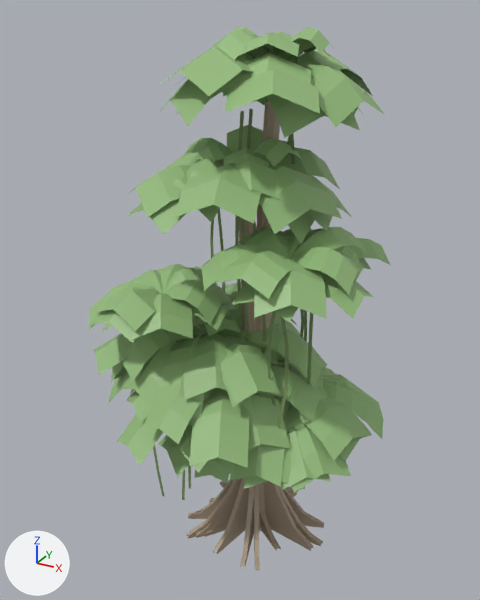
A saved change to the Blender file bron/jungle/uit/jungle.blend.
Camera for both pictures: a camera (50 mm lens) standing at (7.89, -15.4, 15.43) and looking at (-0.52, -0.11, 7.78). Every picture has the same lights, and +X, +Y and +Z are marked at lower left. The older version comes first.

The older version as bpy lines, for what is in view:
```python
ob_boom1 = bpy.data.objects.new('Boom1', me_boom1)
ob_boom1.location = (0.0, 0.0, 0.0)
ob_palm1 = bpy.data.objects.new('Palm1', me_palm1)
ob_palm1.location = (0.0, 0.0, 0.0)
ob_palm1_far = bpy.data.objects.new('Palm1_far', me_palm1_far)
ob_palm1_far.location = (0.0, 0.0, 0.0)
ob_palm2 = bpy.data.objects.new('Palm2', me_palm2)
ob_palm2.location = (0.0, 0.0, 0.0)
ob_palm2_far = bpy.data.objects.new('Palm2_far', me_palm2_far)
ob_palm2_far.location = (0.0, 0.0, 0.0)
ob_palm3 = bpy.data.objects.new('Palm3', me_palm3)
ob_palm3.location = (0.0, 0.0, 0.0)
ob_palm3_far = bpy.data.objects.new('Palm3_far', me_palm3_far)
ob_palm3_far.location = (0.0, 0.0, 0.0)
# also in view: 'Boom1_far' at (-0.81, -0.41, 6.05); 'Boom2_far' at (0.58, -0.21, 7.29); 'Boom2' at (-0.03, -0.38, 7.49)
```
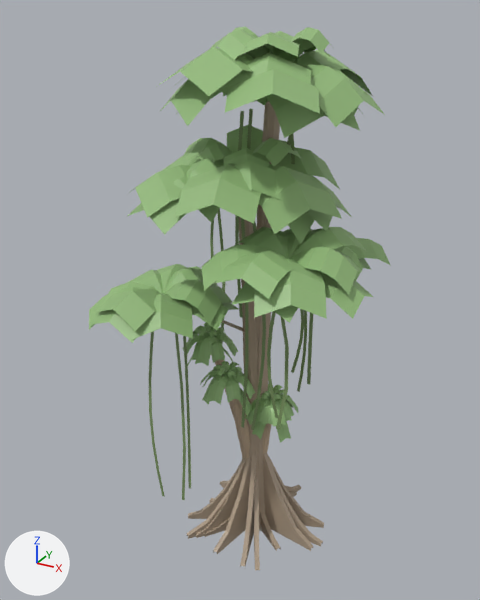
Patch to the scene script:
```diff
--- a/bron/jungle/uit/jungle.blend.py
+++ b/bron/jungle/uit/jungle.blend.py
@@ me_palm1 @@
-me_palm1.from_pydata(...)  # 1248 vertices, 312 faces; spans x -4.12..2.74, y -3.95..2.69, z 0.0..6.66
+me_palm1.from_pydata(...)  # 1080 vertices, 270 faces; spans x -1.48..0.58, y -1.48..0.58, z 0.0..5.86
+# me_palm1 part 1: 74 loose pieces with 296 vertices, spanning x -4.12..2.74, y -3.95..2.69, z 3.09..6.66, are deleted
+# me_palm1 part 2: 510 vertices moved from x -2.9..1.39, y -2.37..1.73, z 5.16..6.66 to x -1.23..-0.08, y -1.05..0.05, z 4.82..5.86; 110 vertices removed from x -3.26..2.08, y -3.07..2.15, z 4.72..6.66; 238 vertices added at x -1.48..0.17, y -1.48..0.13, z 4.45..5.86
 me_palm1.materials.append(mat_palm_stam)
@@ me_palm1_far @@
-me_palm1_far.from_pydata(...)  # 268 vertices, 67 faces; spans x -4.0..2.74, y -3.99..2.43, z 0.0..6.28
+me_palm1_far.from_pydata(...)  # 268 vertices, 67 faces; spans x -1.46..0.53, y -1.44..0.51, z 0.0..5.67
+# me_palm1_far part 3: 168 of 268 vertices moved; they spanned x -4.0..2.74, y -3.99..2.43, z 4.27..6.28 and now span x -1.46..0.17, y -1.44..0.09, z 4.91..5.67; mean shift (-0.04, -0.05, -0.21); largest move (-2.65, -3.44, 4.27) -> (-1.12, -1.32, 4.91)
 me_palm1_far.materials.append(mat_palm_stam)
@@ me_palm2 @@
-me_palm2.from_pydata(...)  # 1424 vertices, 356 faces; spans x -4.96..2.04, y -3.37..3.34, z 0.0..7.56
+me_palm2.from_pydata(...)  # 1256 vertices, 314 faces; spans x -2.33..0.58, y -0.98..0.66, z 0.0..6.76
+# me_palm2 part 4: 61 loose pieces with 244 vertices, spanning x -4.96..2.04, y -3.37..3.34, z 3.99..7.56, are deleted
+# me_palm2 part 5: 665 vertices moved from x -3.93..0.97, y -2.32..2.21, z 5.53..7.56 to x -2.22..-0.88, y -0.8..0.42, z 5.72..6.76; 121 vertices removed from x -4.4..1.55, y -3.02..2.85, z 5.23..7.56; 197 vertices added at x -2.33..-0.62, y -0.98..0.66, z 5.35..6.76
 me_palm2.materials.append(mat_palm_stam)
@@ me_palm2_far @@
-me_palm2_far.from_pydata(...)  # 292 vertices, 73 faces; spans x -4.79..2.04, y -3.34..2.9, z 0.0..7.38
+me_palm2_far.from_pydata(...)  # 292 vertices, 73 faces; spans x -2.28..0.53, y -0.94..0.53, z 0.0..6.6
+# me_palm2_far part 6: 192 of 292 vertices moved; they spanned x -4.79..2.04, y -3.34..2.9, z 5.23..7.38 and now span x -2.28..-0.62, y -0.94..0.53, z 5.83..6.6; mean shift (-0.04, -0.05, -0.24); largest move (-4.33, 1.93, 5.68) -> (-2.18, 0.33, 5.96)
 me_palm2_far.materials.append(mat_palm_stam)
@@ me_palm3 @@
-me_palm3.from_pydata(...)  # 1384 vertices, 346 faces; spans x -2.72..3.82, y -3.53..3.11, z 0.0..5.86
+me_palm3.from_pydata(...)  # 1216 vertices, 304 faces; spans x -0.58..1.28, y -0.74..0.74, z 0.0..5.06
+# me_palm3 part 7: 251 loose pieces with 1004 vertices, spanning x -2.72..3.82, y -3.53..3.11, z 2.29..5.86, are deleted
+# me_palm3 part 8: 2 vertices moved within x 0.5, y 0.04, z 4.71; 80 vertices removed from x -0.62..1.69, y -1.13..1.19, z 4.46..5.38; 916 vertices added at x -0.33..1.28, y -0.74..0.74, z 3.65..5.06
 me_palm3.materials.append(mat_palm_stam)
@@ me_palm3_far @@
-me_palm3_far.from_pydata(...)  # 316 vertices, 79 faces; spans x -2.69..3.59, y -3.2..3.19, z 0.0..5.55
+me_palm3_far.from_pydata(...)  # 316 vertices, 79 faces; spans x -0.43..1.24, y -0.74..0.79, z 0.0..4.88
+# me_palm3_far part 9: 216 of 316 vertices moved; they spanned x -2.69..3.59, y -3.2..3.19, z 3.53..5.55 and now span x -0.26..1.24, y -0.74..0.79, z 4.13..4.88; mean shift (-0.05, 0.05, -0.2); largest move (-2.2, -2.13, 3.53) -> (-0.16, -0.49, 4.13)
 me_palm3_far.materials.append(mat_palm_stam)
```

Changed parts and their boxes (x1, y1, x2, y2) in the pictures (480 x 600 px; the box of a moved part takes in the faces that stretch with it):
'Palm2', reshaped
    before: (102, 283, 327, 530)
    after: (183, 323, 261, 530)
'Palm1', reshaped
    before: (108, 346, 328, 484)
    after: (203, 361, 255, 460)
'Palm3', reshaped
    before: (162, 367, 383, 492)
    after: (248, 384, 298, 454)
'Palm2_far', reshaped
    before: (93, 328, 314, 427)
    after: (182, 329, 243, 459)
'Palm1_far', reshaped
    before: (113, 355, 308, 465)
    after: (200, 370, 250, 458)
'Palm3_far', reshaped
    before: (158, 374, 384, 490)
    after: (245, 394, 299, 440)
part 1 of me_palm1, deleted (green)
    before: (108, 374, 328, 484)
part 2 of me_palm1, moved or reshaped
    before: (203, 354, 306, 405)
    after: (203, 361, 255, 416)
part 3 of me_palm1_far, moved or reshaped
    before: (113, 355, 308, 465)
    after: (200, 370, 250, 404)
part 4 of me_palm2, deleted (green)
    before: (102, 315, 327, 419)
part 5 of me_palm2, moved or reshaped
    before: (111, 283, 308, 389)
    after: (183, 323, 238, 365)
part 6 of me_palm2_far, moved or reshaped
    before: (93, 328, 314, 427)
    after: (182, 329, 233, 366)
part 7 of me_palm3, deleted (green)
    before: (162, 367, 383, 492)
part 8 of me_palm3, cut back (green)
    after: (248, 384, 298, 443)
part 9 of me_palm3_far, moved or reshaped
    before: (158, 374, 384, 490)
    after: (245, 394, 299, 427)
